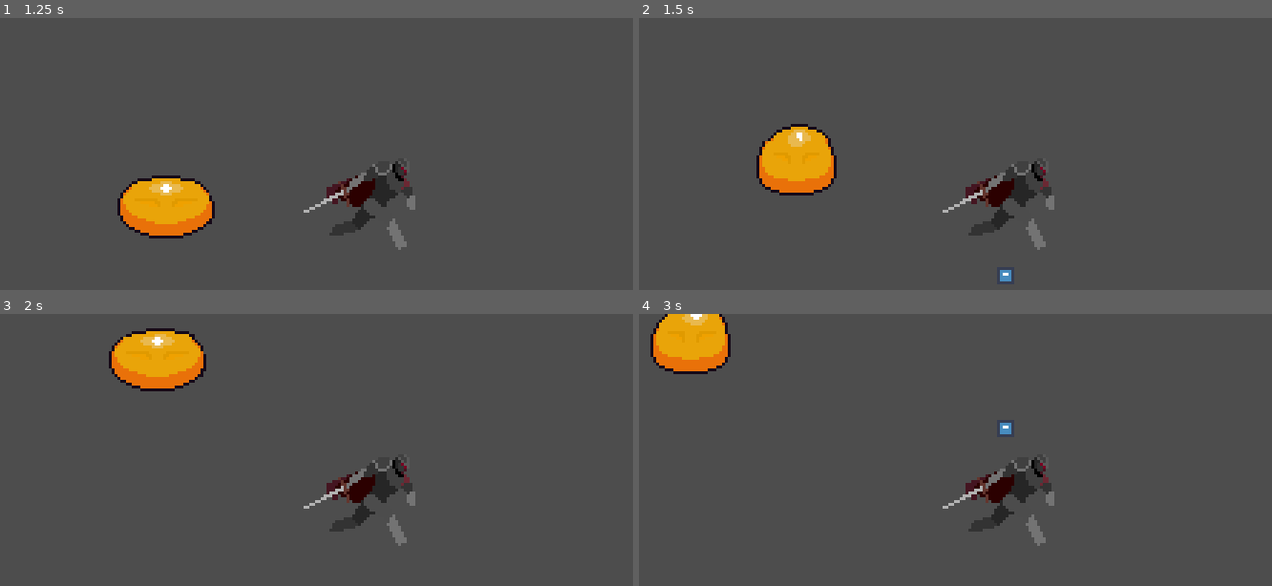
Above: before the commit, frames 1-4 (two rows, left to right).
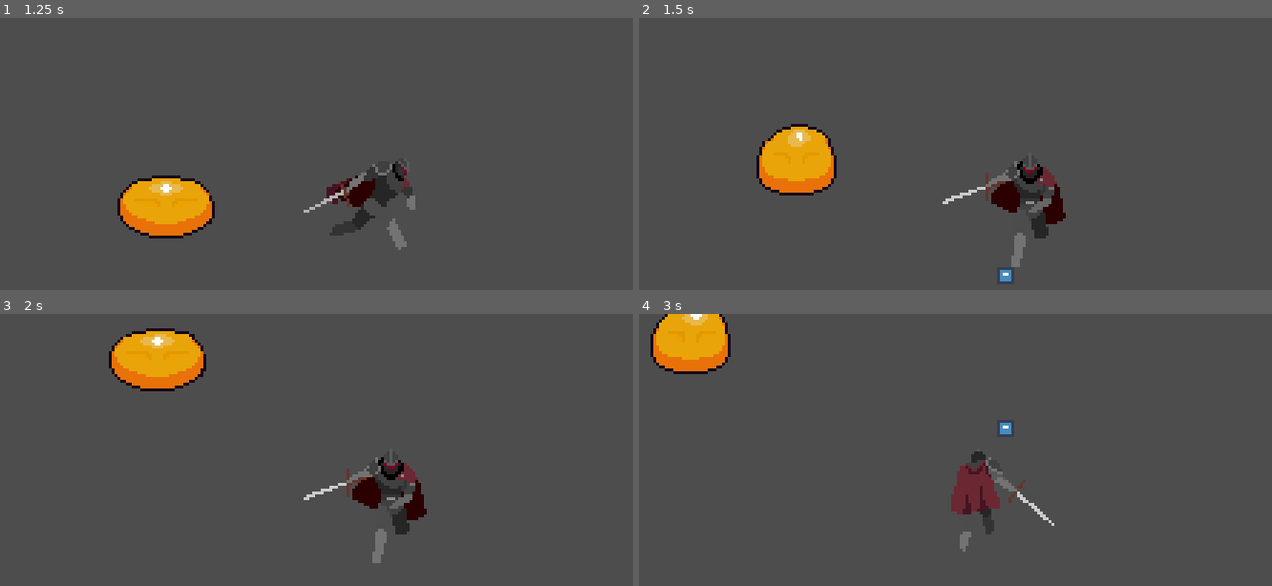
Above: after the commit, the same moments.

Repository: HarryDCheese/team-first-game
Game: Godot game, scene res://scene/main.tscn
Two runs of this game, one before a commit and one after it. Both use one fixed random seed, a clock stepped at 60 frames per second and the inputs below. This scene is started directly instead of the project's main scene. The engine's default icon, where the game draws it, is replaced by a stand-in: a white triangle on a blue panel in a dark square.
Inputs:
- Up to frame 1 (1.25 s): hold Right (move_right) from 0.53 s (still down); hold J (primary_attack) from 0.53 s (still down)
- Up to frame 2 (1.5 s): release Right (move_right) at 1.28 s; release J (primary_attack) at 1.28 s; hold Down (move_down) from 1.28 s (still down); tap K (shoot) at 1.35 s
- Up to frame 3 (2 s): keep holding Down (move_down)
- Up to frame 4 (3 s): release Down (move_down) at 2.03 s; hold Right (move_right) 2.03-2.78 s; hold J (primary_attack) 2.03-2.78 s; hold Up (move_up) from 2.78 s (still down); tap K (shoot) at 2.85 s

Frame 1 is identical in both runs. In frame 2, 2.3% of the frame differs, in the area x 47-68%, y 52-92%; in frame 3, 2.3%; in frame 4, 2.7%, in the area x 47-66%, y 50-88%.

Commit message:
Update Slime Health after being hit

Diff:
--- a/scene/enemy/Slime/slime.tscn
+++ b/scene/enemy/Slime/slime.tscn
@@ -624,8 +624,8 @@
 "values": [Color(1, 0.32822254, 0.32701835, 1), Color(1, 1, 1, 1), Color(1, 1, 1, 1)]
 }
 
-[sub_resource type="Animation" id="Animation_388xu"]
-resource_name = "stun_up"
+[sub_resource type="Animation" id="Animation_cguas"]
+resource_name = "stun_side"
 length = 0.3
 tracks/0/type = "value"
 tracks/0/imported = false
@@ -637,7 +637,7 @@
 "times": PackedFloat32Array(0),
 "transitions": PackedFloat32Array(1),
 "update": 1,
-"values": [&"stun_up"]
+"values": [&"stun_side"]
 }
 tracks/1/type = "value"
 tracks/1/imported = false
@@ -676,8 +676,8 @@
 "values": [Color(1, 0.32822254, 0.32701835, 1), Color(1, 1, 1, 1), Color(1, 1, 1, 1)]
 }
 
-[sub_resource type="Animation" id="Animation_cguas"]
-resource_name = "stun_side"
+[sub_resource type="Animation" id="Animation_388xu"]
+resource_name = "stun_up"
 length = 0.3
 tracks/0/type = "value"
 tracks/0/imported = false
@@ -689,7 +689,7 @@
 "times": PackedFloat32Array(0),
 "transitions": PackedFloat32Array(1),
 "update": 1,
-"values": [&"stun_side"]
+"values": [&"stun_up"]
 }
 tracks/1/type = "value"
 tracks/1/imported = false
@@ -761,6 +761,7 @@
 position = Vector2(0, -20)
 sprite_frames = SubResource("SpriteFrames_gmkbw")
 animation = &"move_up"
+frame = 1
 
 [node name="AnimationPlayer" type="AnimationPlayer" parent="AnimatedSprite2D"]
 libraries = {
@@ -796,6 +797,7 @@
 
 [node name="Health" type="Node" parent="."]
 script = ExtResource("7_2yhpx")
+MAX_HP = 10.0
 
 [node name="HurtBox" type="Area2D" parent="."]
 collision_layer = 4
--- a/scene/player/Player.tscn
+++ b/scene/player/Player.tscn
@@ -11,7 +11,7 @@
 [ext_resource type="Script" uid="uid://5nwm0kgxg4y3" path="res://scene/player/scripts/PlayerShootingState.gd" id="9_fspl2"]
 [ext_resource type="Script" uid="uid://djldwr1ofer3f" path="res://scene/player/scripts/PlayerAttackingState.gd" id="10_eeiom"]
 [ext_resource type="Script" uid="uid://cgoxuh2ulx5hy" path="res://scene/player/scripts/HandlePlayerAnimation.gd" id="11_gt2ev"]
-[ext_resource type="Script" uid="uid://xu3ijbdlrul2" path="res://scripts/components/Health.gd" id="12_seimy"]
+[ext_resource type="Script" uid="uid://r2st7w7840jf" path="res://scene/player/scripts/PlayerHealth.gd" id="12_seimy"]
 [ext_resource type="Script" uid="uid://4opyt7dqej34" path="res://scene/player/scripts/PlayerHurtBox.gd" id="13_pnt7x"]
 [ext_resource type="Script" uid="uid://c8if2i4w4f8td" path="res://scripts/components/CombatPivot.gd" id="14_seimy"]
 
@@ -212,6 +212,7 @@
 
 [node name="Health" type="Node" parent="."]
 script = ExtResource("12_seimy")
+MAX_HP = 100.0
 
 [node name="HurtBox" type="Area2D" parent="."]
 position = Vector2(0, -4)
--- a/scene/player/scripts/PlayerAttackingState.gd
+++ b/scene/player/scripts/PlayerAttackingState.gd
@@ -27,6 +27,7 @@
 
 func Exit():
 	hit_box.monitorable = false
+	actor.animator.is_attacking = false
 
 func handle_input():
 	if Input.is_action_just_pressed("primary_attack"):
--- /dev/null
+++ b/scene/player/scripts/PlayerHealth.gd
@@ -0,0 +1 @@
+extends Health
--- a/scripts/components/health.gd
+++ b/scripts/components/health.gd
@@ -19,6 +19,8 @@
 		hp = 0
 		died.emit()
 
+	print(hp)
+
 
 func heal(amount: float):
 	hp = clamp(hp + amount, 0, MAX_HP)
Not shown, added: scene/player/scripts/PlayerHealth.gd.uid
